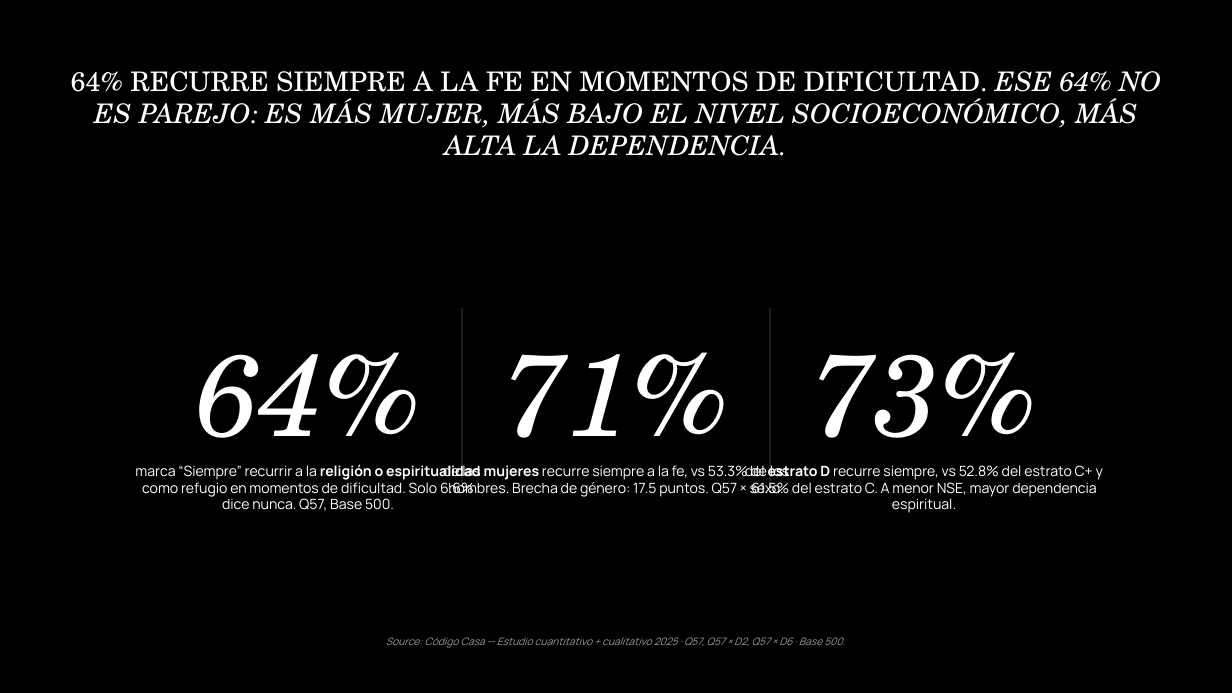
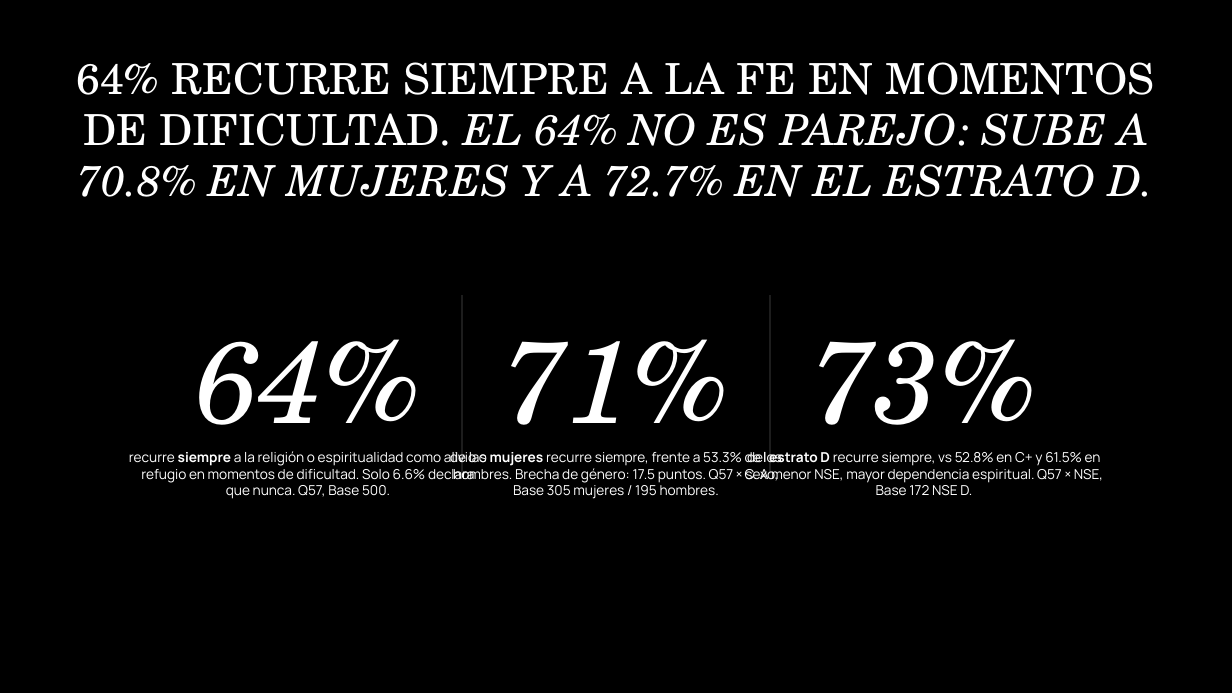
Before and after one commit to jeremyninja/c-digocasa-cerebro, a slide deck: slide 4 of Agentes Hallazgos/sistema-de-creencias-deck-flat.pptx (slide 5 before the commit). Drawn at 1232x693 pixels with LibreOffice and Linux fonts; fonts in the diff are those of the drawing. Boxes give left, top, right and bottom in pixels: in the first picture for what was removed or moved away, otherwise in the second. Text is boxed around its words. In the diff, an @@ line names an element or a change of style, - is before the commit and + after.

```diff
--- a/Agentes Hallazgos/sistema-de-creencias-deck-flat.pptx
+++ b/Agentes Hallazgos/sistema-de-creencias-deck-flat.pptx
@@ text at <box>76,62,1155,197</box>: text changed; size 31.5 to 50 pt @@
-64% RECURRE SIEMPRE A LA FE EN MOMENTOS DE DIFICULTAD. ESE 64% NO ES PAREJO: ES MÁS MUJER, MÁS BAJO EL NIVEL SOCIOECONÓMICO, MÁS ALTA LA DEPENDENCIA.
+64% RECURRE SIEMPRE A LA FE EN MOMENTOS DE DIFICULTAD. EL 64% NO ES PAREJO: SUBE A 70.8% EN MUJERES Y A 72.7% EN EL ESTRATO D.
@@ 3 texts, 2 rectangles: place and size @@
-3 texts, 2 rectangles at <box>196,308,1037,487</box>
+3 texts, 2 rectangles at <box>196,295,1037,474</box>
@@ text at <box>129,451,487,499</box>: text changed; size 16.5 to 16 pt @@
-marca “Siempre” recurrir a la religión o espiritualidad como refugio en momentos de dificultad. Solo 6.6% dice nunca. Q57, Base 500.
+recurre siempre a la religión o espiritualidad como alivio o refugio en momentos de dificultad. Solo 6.6% declara que nunca. Q57, Base 500.
@@ text at <box>450,452,778,499</box>: text changed; size 16.5 to 16 pt @@
-de las mujeres recurre siempre a la fe, vs 53.3% de los hombres. Brecha de género: 17.5 puntos. Q57 × sexo.
+de las mujeres recurre siempre, frente a 53.3% de los hombres. Brecha de género: 17.5 puntos. Q57 × sexo, Base 305 mujeres / 195 hombres.
@@ text at <box>745,452,1103,496</box>: text changed; size 16.5 to 16 pt @@
-del estrato D recurre siempre, vs 52.8% del estrato C+ y 61.5% del estrato C. A menor NSE, mayor dependencia espiritual.
+del estrato D recurre siempre, vs 52.8% en C+ y 61.5% en C. A menor NSE, mayor dependencia espiritual. Q57 × NSE, Base 172 NSE D.
@@ text removed at <box>386,637,845,648</box> @@
-Source: Código Casa — Estudio cuantitativo + cualitativo 2025 · Q57, Q57 × D2, Q57 × D6 · Base 500.
```
Also in this commit, not shown: 5 other slides changed, 14 slides added, 10 slides removed, 3 other files.
